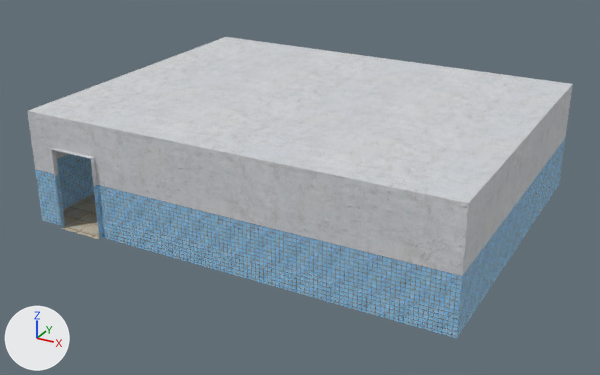
The FBX model Assets/GameModule/FBX/AsylumBuilding/Bathroom.fbx, before and after one commit.
Camera for both pictures: a 50 mm camera at (7.92, -10.22, 8.57) aimed at (-0.92, 5.85, 0.54). The lights are fixed; the arrows at lower left show +X, +Y and +Z.

The older version as bpy lines, for what is in view:
```python
me_cube_018 = bpy.data.meshes.new('Cube.018')
me_cube_018.from_pydata(...)  # 60 vertices, 54 faces; spans x -5.3..4.86, y -4.33..3.88, z -1.0..1.7
# faces by material slot: [5, 28, 14, 7]
me_cube_018.materials.append(mat_walltiled_5x5)
me_cube_018.materials.append(mat_walltiled_5x5_blue)
me_cube_018.materials.append(mat_tiles4_25x25)
me_cube_018.materials.append(mat_tiles5_20x20)
ob_bathroom = bpy.data.objects.new('Bathroom', me_cube_018)
ob_bathroom.location = (-0.6, 6.53, 1.0)
```
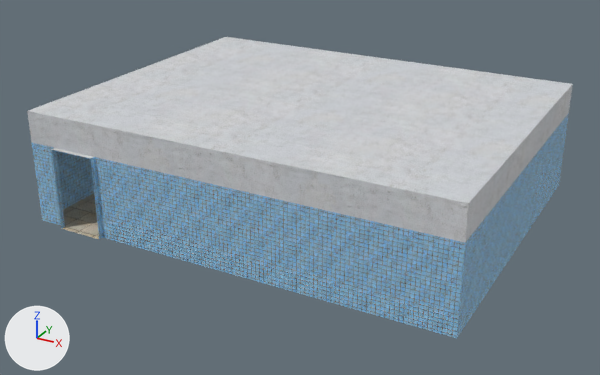
Pixel boxes [x1, y1, x2, y2] of what changed, in the pictures (600 x 375 px):
part 1 of me_cube_018, recoloured (grey to blue): [32, 113, 569, 276] in both

What changed in the scene script:
```text
Change me_cube_018:
    where me_cube_018.from_pydata(...)  # 60 vertices, 54 faces; spans x -5.3..4.86, y -4.33..3.88, z -1.0..1.7
    used by ob_bathroom; location = (-0.6, 6.53, 1.0)
    me_cube_018 part 1: all 14 faces centred in x -5.3..4.86, y -4.27..3.82, z 0.63 switch from mat_walltiled_5x5_blue to mat_tiles4_25x25
```
